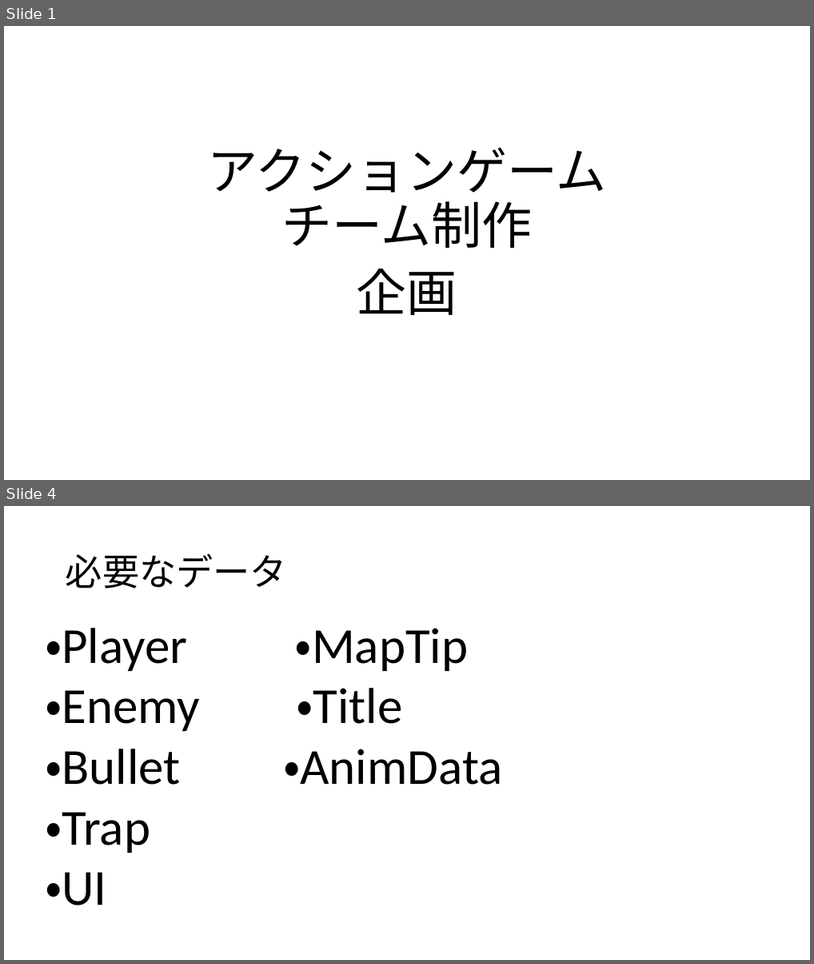
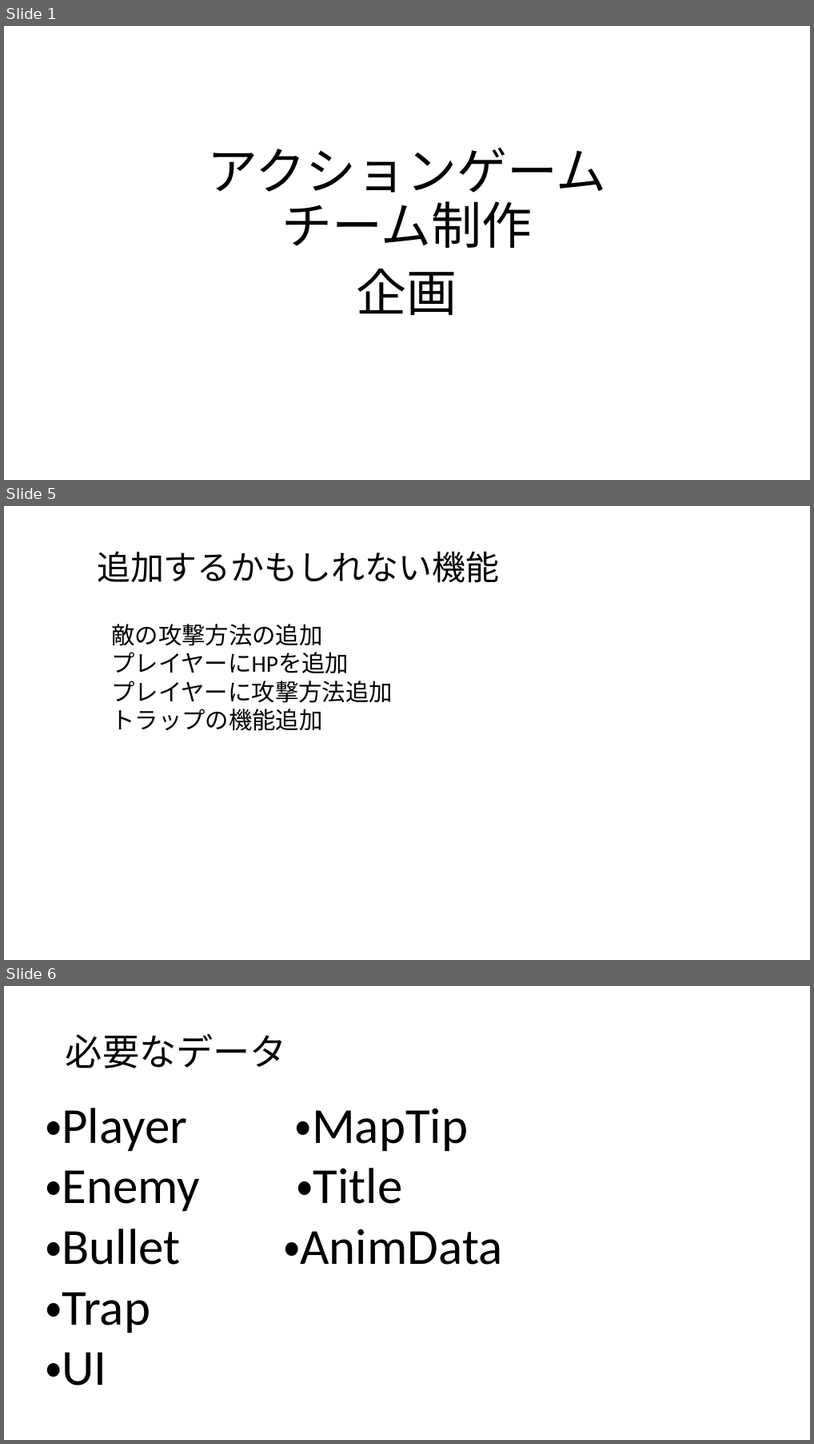
Before and after one commit to rinne-9029/ActionGame, a slide deck: アクションゲーム.pptx. Shown one above the other, each under a label of ours: slides 1 and 4 before the commit, slides 1, 5 and 6 after it; the slides between them are not shown. The pictures are 814x964 and 814x1444 pixels, drawn with LibreOffice and Linux fonts; fonts in the diff are those of the drawing. Boxes give left, top, right and bottom in pixels: in the first picture for what was removed or moved away, otherwise in the second. Text is boxed around its words. In the diff, an @@ line names an element or a change of style, - is before the commit and + after.

```diff
--- a/アクションゲーム.pptx
+++ b/アクションゲーム.pptx
@@ slide 5 added at [4,506,810,960], background #FFFFFF @@
@@ text added at [97,551,499,583], 40 pt, text #000000 @@
+追加するかもしれない機能
@@ text added at [111,624,392,731], 28 pt, text #000000 @@
+敵の攻撃方法の追加
+プレイヤーにHPを追加
+プレイヤーに攻撃方法追加
+トラップの機能追加
@@ what was slide 4 is now slide 6 @@
```
Also in this commit, not shown: 2 slides changed, 1 other slide added, 20 other files.
